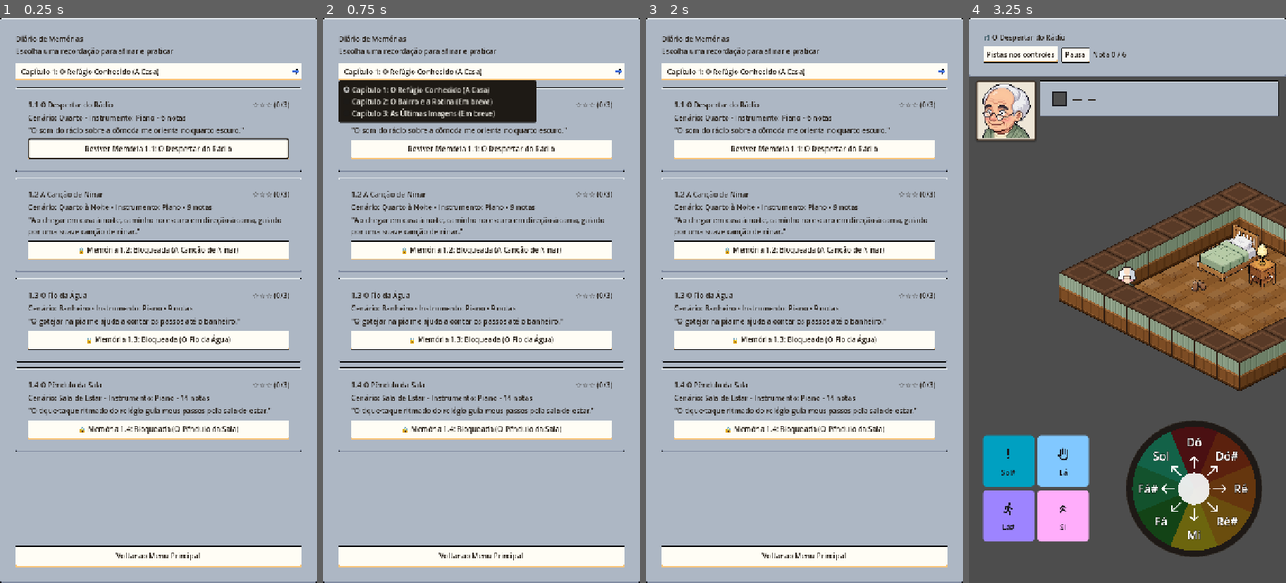
Above: before the commit, frames 1-4 (left to right).
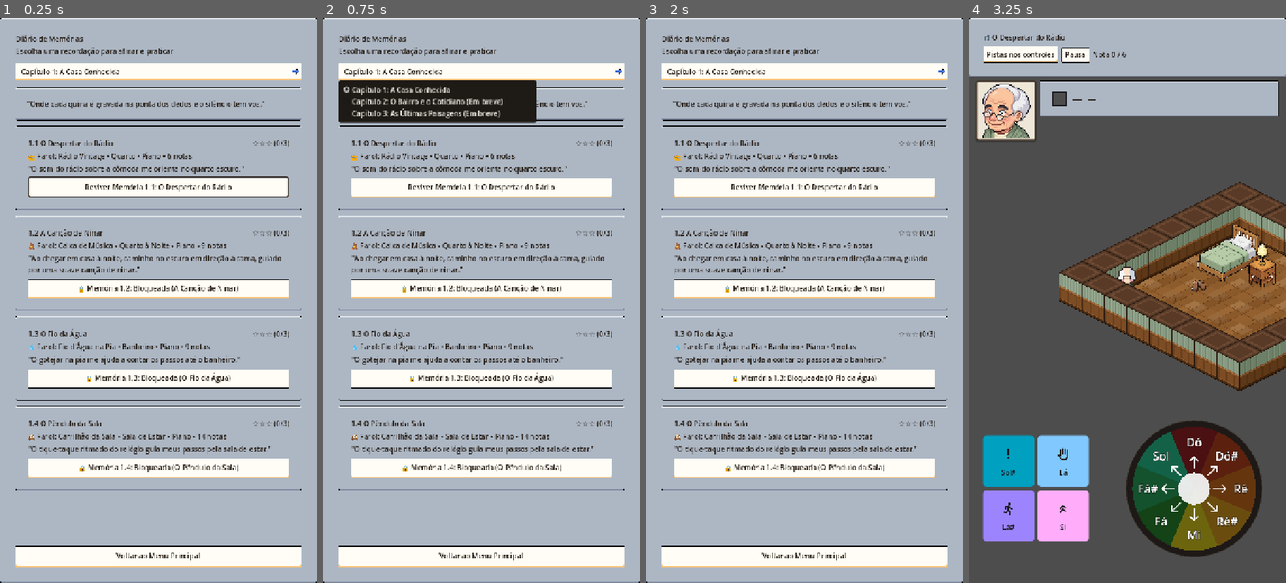
Above: after the commit, the same moments.

Repository: JDaniloC/BlindTuner
Game: Godot game, scene res://scenes/LevelSelectScreen.tscn
The game is run twice, just before and just after one commit, with the same random seed, the same clock (stepped at 60 frames per second) and the same inputs. This scene is started directly instead of the project's main scene.
Inputs (mouse positions are in pixels of both pictures, inside the frame that each line leads up to):
- Up to frame 1 (0.25 s): no input
- Up to frame 2 (0.75 s): click (481, 68) at 0.5 s, where only the run before the commit has a clickable "Capítulo 1: O Refúgio Conheci…"
- Up to frame 3 (2 s): click (804, 68) at 1.25 s, where only the run after the commit has a clickable "Capítulo 1: A Casa Conhecida"
- Up to frame 4 (3.25 s): click "Reviver Memória 1.1: O Desper…" at 2 s; click "Começar a Ouvir" at 2.75 s

The runs differ from the first frame. In frame 1, 30% of the frame differs, in the area x 4-96%, y 8-84%; in frame 2, 29%; in frame 3, 30%; in frame 4, nothing differs.

Commit message:
feat(ia): implement information architecture and star taxonomy for Diario de Memorias

Diff:
--- a/godot/scripts/Character.gd
+++ b/godot/scripts/Character.gd
@@ -111,6 +111,23 @@
 
 func _process(_delta: float) -> void:
 	z_index = int(position.y) + 1
+
+## Reseta o estado do personagem para início ou repetição de fase.
+func reset() -> void:
+	if _tween != null and _tween.is_valid():
+		_tween.kill()
+	if _arc_tween != null and _arc_tween.is_valid():
+		_arc_tween.kill()
+	if _animated_sprite != null:
+		_animated_sprite.position.y = _sprite_base_y
+	_set_jump_loop(false)
+	_run_next = false
+	_jump_next = false
+	state = State.IDLE
+	_last_note_key = ""
+	_last_note_time_ms = 0
+	_play_animation("idle", _last_direction)
+	armed_state_changed.emit(false, false)
 
 ## Recebe a nota disparada pelo joystick. Trata movimento, ação ou ignora se for reservada.
 func handle_note(note_key: String) -> void:
--- a/godot/scripts/LevelCatalog.gd
+++ b/godot/scripts/LevelCatalog.gd
@@ -3,6 +3,39 @@
 ## Agrupa todos os níveis da campanha narrativa e didática.
 
 const LevelDataScript := preload("res://scripts/LevelData.gd")
+
+const CHAPTER_INFO := {
+	1: {
+		"title": "Capítulo 1: A Casa Conhecida",
+		"subtitle": "Onde cada quina é gravada na ponta dos dedos e o silêncio tem voz.",
+		"description": "O refúgio seguro da residência. Pistas visuais altas, instrumentos familiares e a segurança dos objetos cotidianos.",
+		"status": "available"
+	},
+	2: {
+		"title": "Capítulo 2: O Bairro e o Cotidiano",
+		"subtitle": "O mundo além do portão: ruídos que se cruzam e passos que exigem coragem.",
+		"description": "A travessia para o exterior. Calçadas, sons do comércio, praças e a transição para a percepção auditiva refinada.",
+		"status": "coming_soon",
+		"teasers": [
+			{ "num": "2.1", "title": "O Portão de Ferro", "beacon": "Trinco metálico", "icon": "🗝️", "story": "A maçaneta fria é a fronteira entre o que conheço e o que aprendo a ouvir." },
+			{ "num": "2.2", "title": "O Pão da Esquina", "beacon": "Sino de porta", "icon": "🔔", "story": "O sino tilinta ao abrir da porta: cheiro de fermento e conversa baixa." },
+			{ "num": "2.3", "title": "O Banco da Praça", "beacon": "Pássaros no chafariz", "icon": "🐦", "story": "O vento balança as copas dos jacarandás; sigo o farfalhar das folhas." },
+			{ "num": "2.4", "title": "O Carrilhão da Matriz", "beacon": "Badalo solene", "icon": "⛪", "story": "As doze badaladas vibram no meu peito muito antes de alcançar a praça." }
+		]
+	},
+	3: {
+		"title": "Capítulo 3: As Últimas Paisagens",
+		"subtitle": "Quando os olhos descansam, a música se torna a única luz.",
+		"description": "A escuta plena. O mundo se transforma em pura paisagem sonora com ecolocalização e violoncelo.",
+		"status": "coming_soon",
+		"teasers": [
+			{ "num": "3.1", "title": "O Sussurro da Maré", "beacon": "Ondas na areia", "icon": "🌊", "story": "O mar vem e vai, apagando minhas pegadas e afinando meus passos." },
+			{ "num": "3.2", "title": "A Neblina da Estação", "beacon": "Vapor de locomotiva", "icon": "🚂", "story": "Na névoa branca que tomou meus olhos, o apito do trem desenha a saída." },
+			{ "num": "3.3", "title": "A Melodia Guardada", "beacon": "Violoncelo solo", "icon": "🎻", "story": "As cordas de aço não envelhecem. O som de um ré continua límpido." },
+			{ "num": "3.4", "title": "O Recital no Vazio", "beacon": "Sinos de vento", "icon": "✨", "story": "Não preciso mais enxergar a sala. Aprendi a ver com os ouvidos." }
+		]
+	}
+}
 
 # Array[LevelData] omitido de propósito: GUT requer compatibilidade com preload sem class_name.
 var ALL: Array = []
@@ -155,3 +188,12 @@
 				return ALL[i + 1]
 			return null
 	return null
+
+func get_chapter_info(chapter_num: int) -> Dictionary:
+	return CHAPTER_INFO.get(chapter_num, {
+		"title": "Capítulo %d" % chapter_num,
+		"subtitle": "",
+		"description": "",
+		"status": "unknown",
+		"teasers": []
+	})
--- a/godot/scripts/LevelSelectScreen.gd
+++ b/godot/scripts/LevelSelectScreen.gd
@@ -44,9 +44,9 @@
 
 	# --- Seletor de Capítulos ---
 	_chapter_opt = OptionButton.new()
-	_chapter_opt.add_item("Capítulo 1: O Refúgio Conhecido (A Casa)")
-	_chapter_opt.add_item("Capítulo 2: O Bairro e a Rotina (Em breve)")
-	_chapter_opt.add_item("Capítulo 3: As Últimas Imagens (Em breve)")
+	_chapter_opt.add_item("Capítulo 1: A Casa Conhecida")
+	_chapter_opt.add_item("Capítulo 2: O Bairro e o Cotidiano (Em breve)")
+	_chapter_opt.add_item("Capítulo 3: As Últimas Paisagens (Em breve)")
 	_chapter_opt.item_selected.connect(_on_chapter_selected)
 	_chapter_opt.focus_entered.connect(func():
 		AccessibleAnnouncer.announce("focus", "Seletor de Capítulos: %s. Use as setas ou clique para alterar." % _chapter_opt.get_item_text(_chapter_opt.selected))
@@ -99,12 +99,37 @@
 	for child in _cards_container.get_children():
 		child.queue_free()
 
+	var ch_info: Dictionary = LevelCatalog.get_chapter_info(chapter_num)
+	if not ch_info.is_empty() and not str(ch_info.get("subtitle", "")).is_empty():
+		var banner := PanelContainer.new()
+		_cards_container.add_child(banner)
+		var b_margin := MarginContainer.new()
+		for s in ["margin_left", "margin_top", "margin_right", "margin_bottom"]:
+			b_margin.add_theme_constant_override(s, 10)
+		banner.add_child(b_margin)
+		var b_vbox := VBoxContainer.new()
+		b_vbox.add_theme_constant_override("separation", 2)
+		b_margin.add_child(b_vbox)
+
+		var sub_lbl := Label.new()
+		sub_lbl.text = "“%s”" % ch_info.get("subtitle")
+		sub_lbl.autowrap_mode = TextServer.AUTOWRAP_WORD_SMART
+		b_vbox.add_child(sub_lbl)
+
 	var levels := LevelCatalog.by_chapter(chapter_num)
 	if levels.is_empty():
-		var empty_lbl := Label.new()
-		empty_lbl.text = "Novas memórias serão desbloqueadas em breve."
-		_cards_container.add_child(empty_lbl)
-		AccessibleAnnouncer.speak("Capítulo em breve. Nenhuma memória disponível ainda.")
+		var teasers: Array = ch_info.get("teasers", [])
+		if teasers.is_empty():
+			var empty_lbl := Label.new()
+			empty_lbl.text = "Novas memórias serão desbloqueadas em breve."
+			_cards_container.add_child(empty_lbl)
+			AccessibleAnnouncer.speak("Capítulo em breve. Nenhuma memória disponível ainda.")
+		else:
+			for t in teasers:
+				var btn = _create_teaser_card(t)
+				if _first_focusable == null and btn != null:
+					_first_focusable = btn
+			AccessibleAnnouncer.speak("%s. Memórias em breve disponíveis para consulta." % ch_info.get("title", ""))
 		return
 
 	for lvl in levels:
@@ -117,8 +142,24 @@
 		"quarto": return "Quarto"
 		"quarto_lullaby": return "Quarto à Noite"
 		"sala": return "Sala de Estar"
+		"banheiro": return "Banheiro"
 		"jardim": return "Jardim"
 		_: return map_id.replace("_", " ").capitalize()
+
+func _format_beacon_name(beacon_id: String) -> String:
+	match beacon_id:
+		"radio": return "📻 Farol: Rádio Vintage"
+		"music_box": return "🧸 Farol: Caixa de Música"
+		"drip": return "💧 Farol: Fio d'Água na Pia"
+		"clock": return "🕰️ Farol: Carrilhão da Sala"
+		_: return "👂 Farol Sonoro"
+
+func _stars_taxonomy_text(stars: int) -> String:
+	match stars:
+		3: return "3 de 3 estrelas: Memória Resgatada, Ouvido Fino e Passo Firme"
+		2: return "2 de 3 estrelas: Memória Resgatada e Ouvido Fino"
+		1: return "1 de 3 estrelas: Memória Resgatada"
+		_: return "Nenhuma estrela conquistada ainda"
 
 func _create_level_card(lvl) -> Button:
 	var card_panel := PanelContainer.new()
@@ -152,11 +193,12 @@
 	stars_lbl.text = "%s (%d/3)" % [stars_text, stars]
 	top_row.add_child(stars_lbl)
 
-	# Linha 2: Resumo / Detalhes da música
+	# Linha 2: Resumo / Detalhes da música e farol sonoro
 	var details_lbl := Label.new()
 	var inst_name: String = "Piano" if lvl.instrument == "piano" else "Cello"
 	var scenario_name: String = _format_scenario_name(lvl.map_id)
-	details_lbl.text = "Cenário: %s • Instrumento: %s • %d notas" % [scenario_name, inst_name, lvl.total_steps()]
+	var beacon_desc: String = _format_beacon_name(lvl.beacon_sound_id)
+	details_lbl.text = "%s • %s • %s • %d notas" % [beacon_desc, scenario_name, inst_name, lvl.total_steps()]
 	card_vbox.add_child(details_lbl)
 
 	# Linha 3: Texto de história
@@ -170,13 +212,13 @@
 	play_level_btn.custom_minimum_size = Vector2(0, 48)
 	card_vbox.add_child(play_level_btn)
 
-	var stars_desc := "%d de 3 estrelas" % stars if stars > 0 else "Nenhuma estrela ainda"
+	var stars_desc := _stars_taxonomy_text(stars)
 	var speech_text: String
 
 	if is_unlocked:
 		play_level_btn.text = "Reviver Memória %d.%d: %s" % [lvl.chapter, lvl.level_number, lvl.title]
-		speech_text = "Memória %d.%d: %s. %s. Cenário %s, Instrumento %s, %d notas. Pressione Enter ou A para reviver." % [
-			lvl.chapter, lvl.level_number, lvl.title, stars_desc, scenario_name, inst_name, lvl.total_steps()
+		speech_text = "Memória %d.%d: %s. %s. %s, Cenário %s, Instrumento %s, %d notas. Pressione Enter ou A para reviver." % [
+			lvl.chapter, lvl.level_number, lvl.title, stars_desc, beacon_desc, scenario_name, inst_name, lvl.total_steps()
 		]
 		play_level_btn.pressed.connect(func():
 			AccessibleAnnouncer.announce("confirm", "Iniciando memória %s" % lvl.title)
@@ -187,7 +229,6 @@
 		speech_text = "Memória %d.%d: %s, bloqueada. Conclua as memórias anteriores para desbloquear." % [
 			lvl.chapter, lvl.level_number, lvl.title
 		]
-		# Permite foco para navegação não-visual sem crashar ou travar o cursor
 		play_level_btn.pressed.connect(func():
 			AccessibleAnnouncer.announce("error", "Esta memória está bloqueada. Conclua as memórias anteriores primeiro.")
 		)
@@ -198,6 +239,67 @@
 
 	return play_level_btn
 
+func _create_teaser_card(t: Dictionary) -> Button:
+	var card_panel := PanelContainer.new()
+	_cards_container.add_child(card_panel)
+
+	var card_margin := MarginContainer.new()
+	for s in ["margin_left", "margin_top", "margin_right", "margin_bottom"]:
+		card_margin.add_theme_constant_override(s, 12)
+	card_panel.add_child(card_margin)
+
+	var card_vbox := VBoxContainer.new()
+	card_vbox.add_theme_constant_override("separation", 6)
+	card_margin.add_child(card_vbox)
+
+	# Linha 1: Título e Status Em Breve
+	var top_row := HBoxContainer.new()
+	card_vbox.add_child(top_row)
+
+	var title_lbl := Label.new()
+	title_lbl.text = "%s %s" % [t.get("num", ""), t.get("title", "")]
+	title_lbl.size_flags_horizontal = Control.SIZE_EXPAND_FILL
+	top_row.add_child(title_lbl)
+
+	var badge_lbl := Label.new()
+	badge_lbl.text = "🔒 Em Breve"
+	top_row.add_child(badge_lbl)
+
+	# Linha 2: Farol Sonoro
+	var beacon_lbl := Label.new()
+	beacon_lbl.text = "%s Farol Sonoro: %s" % [t.get("icon", "👂"), t.get("beacon", "")]
+	card_vbox.add_child(beacon_lbl)
+
+	# Linha 3: Texto de história poética
+	var story_lbl := Label.new()
+	story_lbl.text = "\"%s\"" % t.get("story", "")
+	story_lbl.autowrap_mode = TextServer.AUTOWRAP_WORD_SMART
+	card_vbox.add_child(story_lbl)
+
+	# Linha 4: Botão de Foco Acessível
+	var teaser_btn := Button.new()
+	teaser_btn.custom_minimum_size = Vector2(0, 48)
+	card_vbox.add_child(teaser_btn)
+
+	var num_str: String = str(t.get("num", ""))
+	var title_str: String = str(t.get("title", ""))
+	var beacon_str: String = str(t.get("beacon", ""))
+	var story_str: String = str(t.get("story", ""))
+
+	teaser_btn.text = "🔒 Memória %s: Bloqueada (Em breve)" % num_str
+	var speech_text := "Memória %s: %s. Em breve. Farol sonoro: %s. %s" % [
+		num_str, title_str, beacon_str, story_str
+	]
+
+	teaser_btn.pressed.connect(func():
+		AccessibleAnnouncer.announce("locked", "Esta memória faz parte de um próximo capítulo e estará disponível em breve.")
+	)
+	teaser_btn.focus_entered.connect(func():
+		AccessibleAnnouncer.announce("locked", speech_text)
+	)
+
+	return teaser_btn
+
 func _on_back_pressed() -> void:
 	AccessibleAnnouncer.announce("cancel", "Retornando ao Menu Principal.")
 	SceneManager.go_to_main_menu()
--- a/godot/scripts/Playground.gd
+++ b/godot/scripts/Playground.gd
@@ -193,6 +193,8 @@
 		var beacon_s = str(preset.get("beacon_sound_id"))
 		if not beacon_s.is_empty():
 			_goal_beacon.setup(beacon_s)
+			_goal_beacon.start()
+	_character.reset()
 	_character.grid_position = map.start_grid
 	_character.blocked_tiles = _wall_tiles
 	_character.position = _character.grid_to_world(map.start_grid)
--- a/godot/tests/test_accessibility_level_select_and_pause.gd
+++ b/godot/tests/test_accessibility_level_select_and_pause.gd
@@ -135,3 +135,20 @@
 	await wait_frames(2)
 	assert_null(modal._sub_modal, "Submodal deve ser liberado")
 	assert_true(modal._colors_btn.has_focus(), "Foco deve retornar imediatamente para o botão Cores das Notas")
+
+func test_level_select_chapter_switch_shows_teasers():
+	var screen: Control = LevelSelectScene.instantiate()
+	_screen.add_child(screen)
+	await wait_frames(2)
+
+	# Seleciona Capítulo 2 (O Bairro e o Cotidiano)
+	screen._on_chapter_selected(1)
+	await wait_frames(2)
+
+	var buttons: Array = []
+	for child in screen._cards_container.find_children("*", "Button", true, false):
+		buttons.append(child)
+
+	assert_gt(buttons.size(), 0, "Capítulo 2 deve exibir botões de teasers acessíveis")
+	for btn in buttons:
+		assert_true(btn.text.begins_with("🔒 Memória"), "Teasers de memórias futuras devem iniciar com 🔒 Memória: %s" % btn.text)
--- a/godot/tests/test_character.gd
+++ b/godot/tests/test_character.gd
@@ -461,3 +461,18 @@
 	c.handle_action("B4")
 	assert_false(c._jump_next, "2º toque em Pular desarma a ação")
 	assert_signal_emitted_with_parameters(c, "armed_state_changed", [false, false])
+
+func test_character_reset_restores_idle_and_disarms_all():
+	var c = _make_character()
+	c.handle_action("As4")
+	c.handle_action("B4")
+	c.state = c.State.TRIP
+	assert_true(c._run_next)
+	assert_true(c._jump_next)
+	assert_eq(c.state, c.State.TRIP)
+	watch_signals(c)
+	c.reset()
+	assert_false(c._run_next, "reset deve desarmar correr")
+	assert_false(c._jump_next, "reset deve desarmar pular")
+	assert_eq(c.state, c.State.IDLE, "reset deve restaurar IDLE")
+	assert_signal_emitted_with_parameters(c, "armed_state_changed", [false, false])
